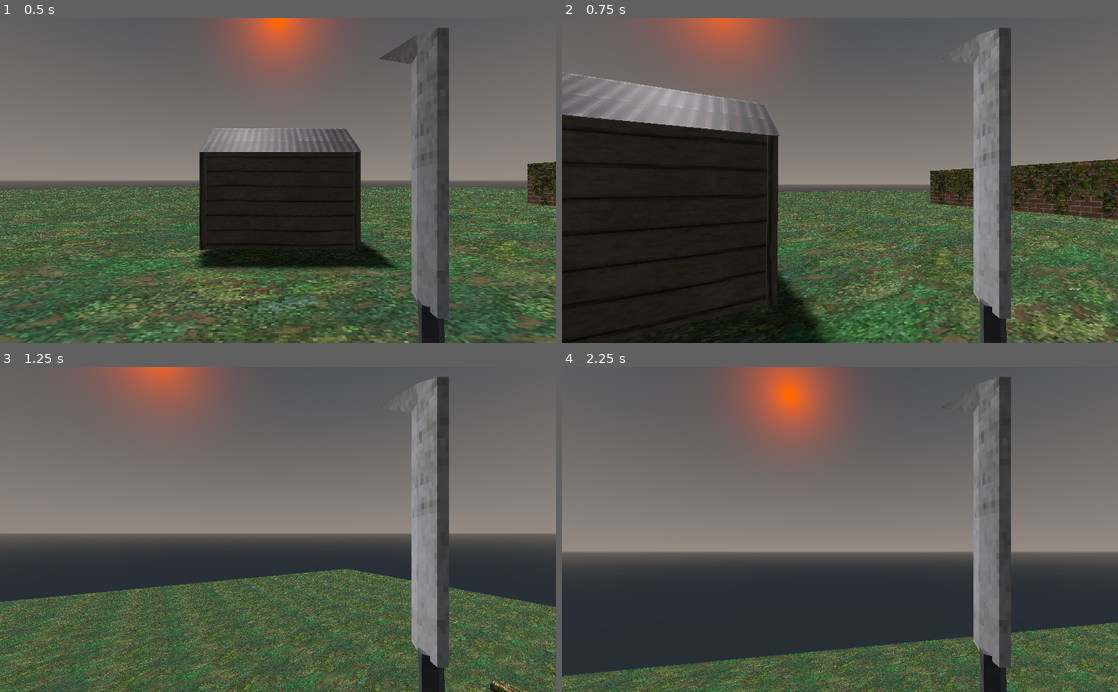
Above: before the commit, frames 1-4 (two rows, left to right).
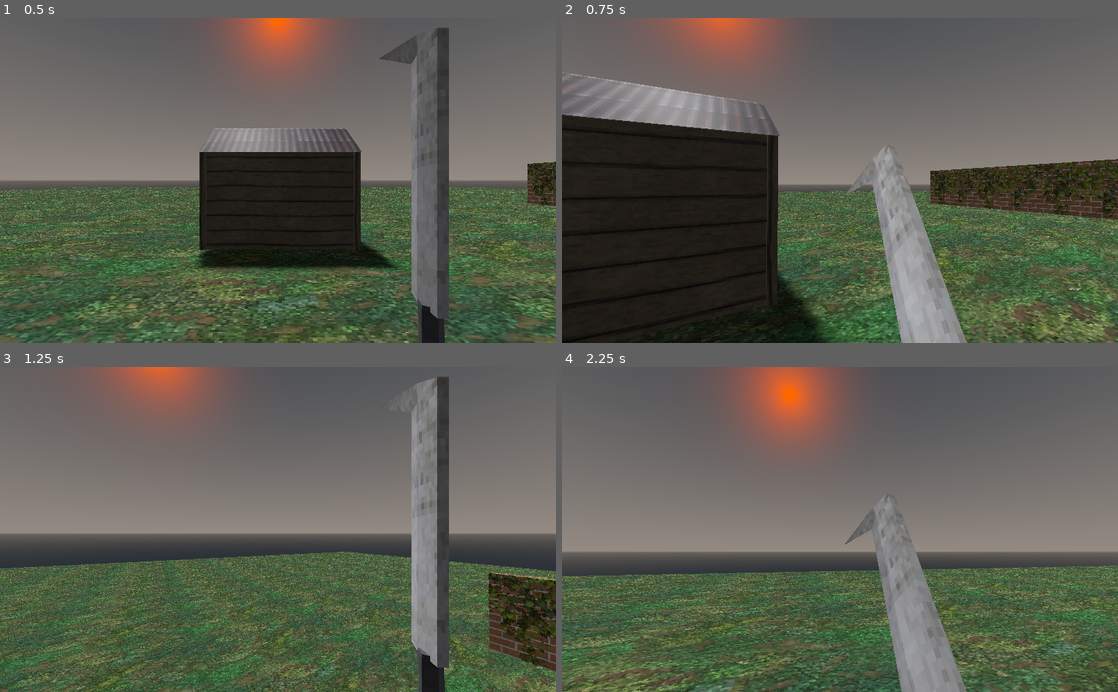
Above: after the commit, the same moments.

Repository: ikilinc1/-Godot-Engine-Retro-3D-FPS
Game: Godot game, scene res://World.tscn
The game is run twice, just before and just after one commit, with the same random seed, the same clock (stepped at 60 frames per second) and the same inputs.
Inputs (mouse positions are in pixels of both pictures, inside the frame that each line leads up to):
- Up to frame 1 (0.5 s): no input
- Up to frame 2 (0.75 s): tap Enter at 0.5 s; move the mouse to (867, 180) at 0.52 s; press the mouse at (867, 180) at 0.53 s; hold W (move_forwards) from 0.53 s (still down)
- Up to frame 3 (1.25 s): keep holding W (move_forwards); tap Space (jump) at 0.77, 0.8, 1.07 s
- Up to frame 4 (2.25 s): keep holding W (move_forwards); move the mouse to (812, 529) at 1.27 s; release the mouse at (812, 529) at 1.28 s; tap Space (jump) at 1.35, 1.52, 1.82 s; click (812, 529) at 1.55 s; move the mouse to (851, 523) at 2.02 s; press the mouse at (851, 523) at 2.03 s

Frame 1 is identical in both runs. In frame 2, 9.7% of the frame differs, in the area x 50-81%, y 2-100%; in frame 3, 24%; in frame 4, 33%, in the area x 0-100%, y 2-100%.

Commit message:
added machete functionality

Diff:
--- a/Retro-3D-FPS/characters/player/Player.tscn
+++ b/Retro-3D-FPS/characters/player/Player.tscn
@@ -13,6 +13,7 @@
 [ext_resource path="res://effects/MuzzleFlash.gd" type="Script" id=11]
 [ext_resource path="res://effects/raw_assets/muzzleflash1.glb" type="PackedScene" id=12]
 [ext_resource path="res://effects/raw_assets/muzzleflash3.glb" type="PackedScene" id=13]
+[ext_resource path="res://weapons/DamageArea.tscn" type="PackedScene" id=14]
 
 [sub_resource type="CapsuleShape" id=1]
 radius = 0.5
@@ -359,7 +360,10 @@
 
 [node name="Machete" type="Spatial" parent="Camera/WeaponManager/Weapons"]
 transform = Transform( 1, 0, 0, 0, 1, 0, 0, 0, 1, 0.0952334, -0.059131, 0.355746 )
-visible = false
+script = ExtResource( 10 )
+damage = 15
+ammo = -1
+attack_rate = 0.4
 
 [node name="Graphics" type="Spatial" parent="Camera/WeaponManager/Weapons/Machete"]
 transform = Transform( 1, 0, 0, 0, 1, 0, 0, 0, 1, 0, 0, 0 )
@@ -373,6 +377,11 @@
 anims/attack = SubResource( 3 )
 anims/idle = SubResource( 4 )
 
+[node name="BulletEmitters" type="Spatial" parent="Camera/WeaponManager/Weapons/Machete"]
+transform = Transform( 1, 0, 0, 0, 1, 0, 0, 0, 1, -0.12539, 0.157635, -0.54278 )
+
+[node name="DamageArea" parent="Camera/WeaponManager/Weapons/Machete/BulletEmitters" instance=ExtResource( 14 )]
+
 [node name="MachineGun" type="Spatial" parent="Camera/WeaponManager/Weapons"]
 transform = Transform( 1, 0, 0, 0, 1, 0, 0, 0, 1, 0.105916, -0.0788125, 0.316466 )
 visible = false
@@ -409,6 +418,7 @@
 
 [node name="Shotgun" type="Spatial" parent="Camera/WeaponManager/Weapons"]
 transform = Transform( 1, 0, 0, 0, 1, 0, 0, 0, 1, 0.0621646, -0.013283, 0.405079 )
+visible = false
 script = ExtResource( 10 )
 attack_rate = 0.8
 
@@ -469,6 +479,7 @@
 
 [node name="CharacterMover" type="Spatial" parent="."]
 script = ExtResource( 2 )
+jump_force = 20
 
 [node name="HealthManager" type="Spatial" parent="."]
 script = ExtResource( 3 )
--- /dev/null
+++ b/Retro-3D-FPS/weapons/DamageArea.gd
@@ -0,0 +1,16 @@
+extends Area
+
+
+var bodies_to_exclude = []
+var damage = 1
+
+func set_damage(_damage: int):
+	damage = _damage
+
+func set_bodies_to_exclude(_bodies_to_exclude: Array):
+	bodies_to_exclude = _bodies_to_exclude
+
+func fire():
+	for body in get_overlapping_bodies():
+		if body.has_method("hurt") and !body in bodies_to_exclude:
+			body.hurt(damage, global_transform.origin.direction_to(body.global_transform.origin))
--- /dev/null
+++ b/Retro-3D-FPS/weapons/DamageArea.tscn
@@ -0,0 +1,16 @@
+[gd_scene load_steps=3 format=2]
+
+[ext_resource path="res://weapons/DamageArea.gd" type="Script" id=1]
+
+[sub_resource type="BoxShape" id=7]
+extents = Vector3( 0.5, 0.5, 0.5 )
+
+[node name="DamageArea" type="Area"]
+transform = Transform( -4.37114e-08, 0, 1, 0, 1, 0, -1, 0, -4.37114e-08, 0, 0, 0 )
+collision_layer = 0
+collision_mask = 2
+script = ExtResource( 1 )
+
+[node name="CollisionShape" type="CollisionShape" parent="."]
+transform = Transform( 1, 0, 0, 0, 1, 0, 0, 0, 1, 0.4, 0, 0 )
+shape = SubResource( 7 )
--- a/Retro-3D-FPS/weapons/HitScanBulletEmitter.gd
+++ b/Retro-3D-FPS/weapons/HitScanBulletEmitter.gd
@@ -3,19 +3,19 @@
 var hit_effect = preload("res://effects/BulletHitEffect.tscn")
 
 export var distance = 10000
-var bodies_to_exlude = []
+var bodies_to_exclude = []
 var damage = 1
 
 func set_damage(_damage: int):
 	damage = _damage
 
-func set_bodies_to_exclude(_bodies_to_exlude: Array):
-	bodies_to_exlude = _bodies_to_exlude
+func set_bodies_to_exclude(_bodies_to_exclude: Array):
+	bodies_to_exclude = _bodies_to_exclude
 
 func fire():
 	var space_state = get_world().get_direct_space_state()
 	var our_pos = global_transform.origin
-	var result = space_state.intersect_ray(our_pos, our_pos - global_transform.basis.z * distance, bodies_to_exlude, 1 + 2 + 4, true, true)
+	var result = space_state.intersect_ray(our_pos, our_pos - global_transform.basis.z * distance, bodies_to_exclude, 1 + 2 + 4, true, true)
 	if result and result.collider.has_method("hurt"):
 		result.collider.hurt(damage, result.normal)
 	elif result:
--- a/Retro-3D-FPS/weapons/Weapon.gd
+++ b/Retro-3D-FPS/weapons/Weapon.gd
@@ -7,7 +7,7 @@
 export var automatic = false
 
 var fire_point : Spatial
-var bodies_to_exlude: Array = []
+var bodies_to_exclude: Array = []
 
 export var damage = 5
 export var ammo = 30
@@ -28,10 +28,10 @@
 
 func init(_fire_point: Spatial, _bodies_to_exclude: Array):
 	fire_point = _fire_point
-	bodies_to_exlude = _bodies_to_exclude
+	bodies_to_exclude = _bodies_to_exclude
 	for bullet_emitter in bullet_emitters:
 		bullet_emitter.set_damage(damage)
-		bullet_emitter.set_bodies_to_exclude(bodies_to_exlude)
+		bullet_emitter.set_bodies_to_exclude(bodies_to_exclude)
 
 func attack(attack_input_just_pressed: bool, attack_input_held: bool):
 	if !can_attack:
Not shown: 1 places in Retro-3D-FPS/characters/player/Player.tscn that only renumber resources
